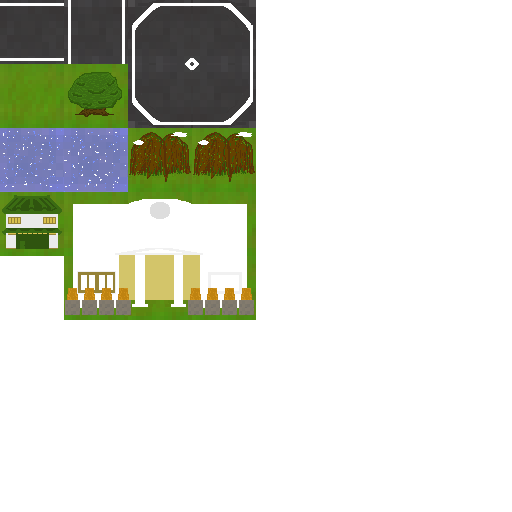
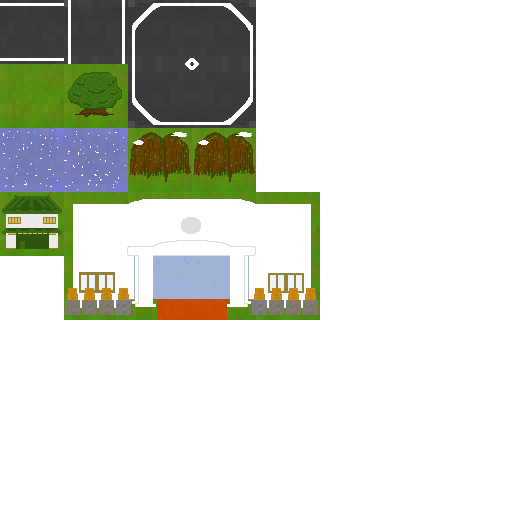
Comparing the layer stacks of the two 512px x 512px images. Changes:
moved "Layer #19" above "Layer #23", painted on it over box(77, 192, 256, 320)
renamed "Pasted Layer #2" to "Layer #23", painted on it over box(77, 192, 320, 320)
added layer "Layer #15" above "Layer #16" over box(160, 192, 224, 256)
